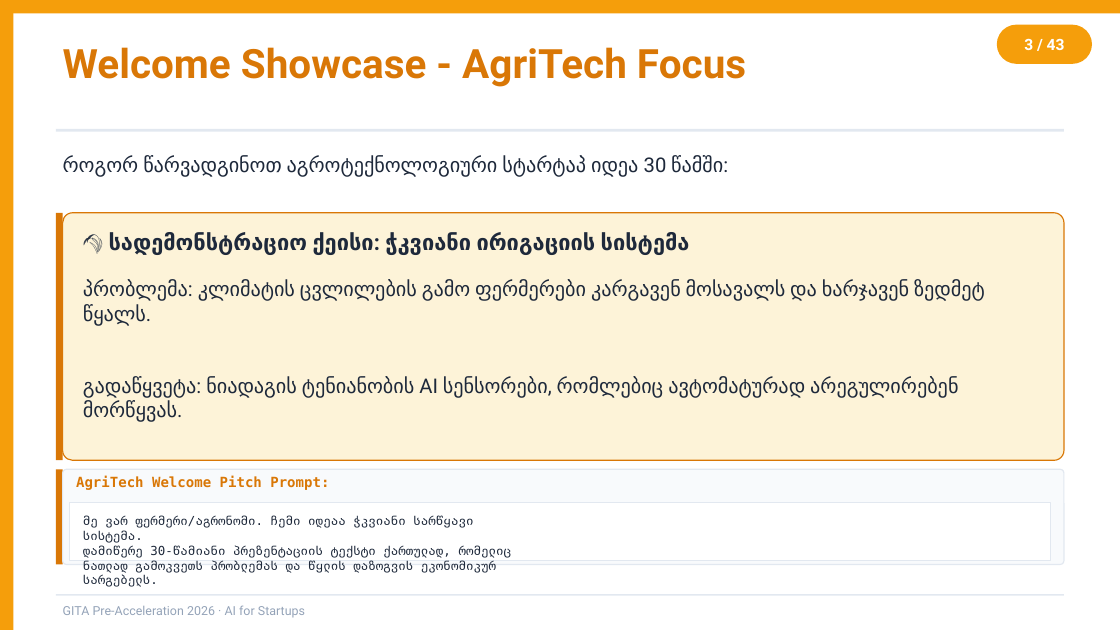
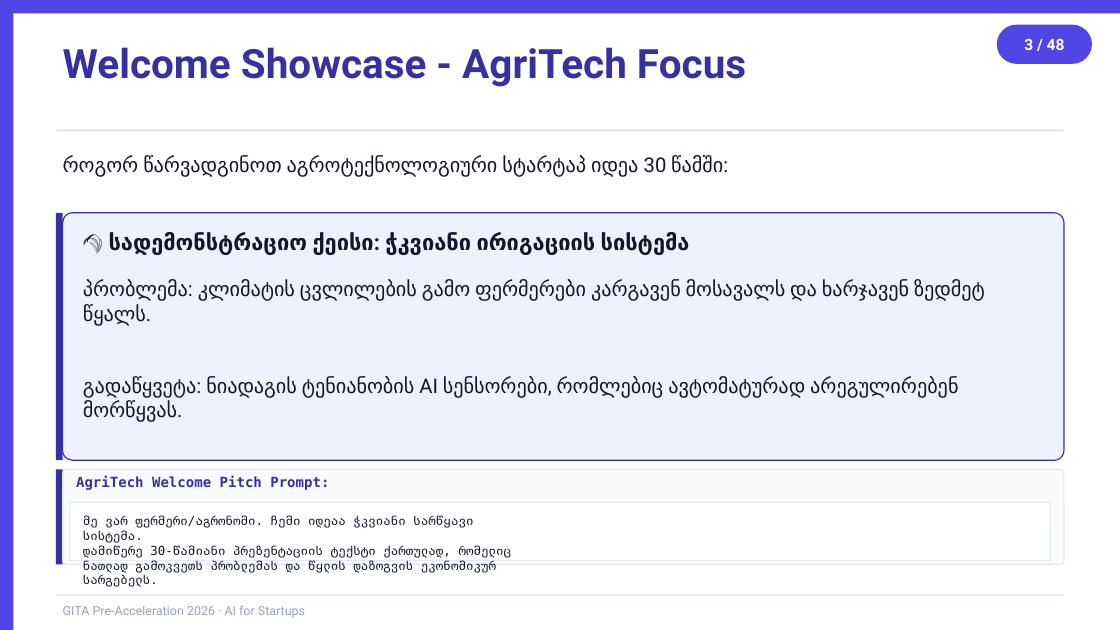
Before and after one commit to basilaia123/ai2026, a slide deck: slide 3 of GITA/Pre-Acceleration/2026-5h-AI-for-Startups/day1-slides.pptx. Drawn at 1120x630 pixels with LibreOffice and Linux fonts; fonts in the diff are those of the drawing. Boxes give left, top, right and bottom in pixels: in the first picture for what was removed or moved away, otherwise in the second. Text is boxed around its words. In the diff, an @@ line names an element or a change of style, - is before the commit and + after.

```diff
--- a/GITA/Pre-Acceleration/2026-5h-AI-for-Startups/day1-slides.pptx
+++ b/GITA/Pre-Acceleration/2026-5h-AI-for-Startups/day1-slides.pptx
@@ fill #F59E0B to #4F46E5 in 3 elements at (0, 0, 13, 629), (0, 0, 1120, 13), (997, 25, 1092, 64) @@
@@ text "Welcome Showcase - AgriTech Focus" at (63, 47, 746, 87): text colour #D97706 to #3730A3 @@
@@ text in rounded rectangle at (1024, 39, 1065, 50): text changed @@
-3 / 43
+3 / 48
@@ rectangle at (56, 213, 63, 460): fill #D97706 to #3730A3 @@
@@ rounded rectangle at (63, 213, 1064, 460): fill #FDF3D8 to #EEF2FF; outline #D97706 0.75 pt to #3730A3 0.75 pt @@
@@ rectangle at (56, 469, 63, 564): fill #D97706 to #3730A3 @@
@@ text "AgriTech Welcome Pitch Prompt:" at (76, 476, 329, 490): text colour #D97706 to #3730A3 @@
@@ text colour #1E293B to #0F172A in 5 elements at (63, 156, 723, 177), (109, 232, 690, 255), (83, 280, 985, 326), (83, 376, 958, 422), (83, 515, 512, 587) @@
```
Also in this commit, not shown: 41 other slides changed, 6 slides added, 1 slide removed, 6 other files.
